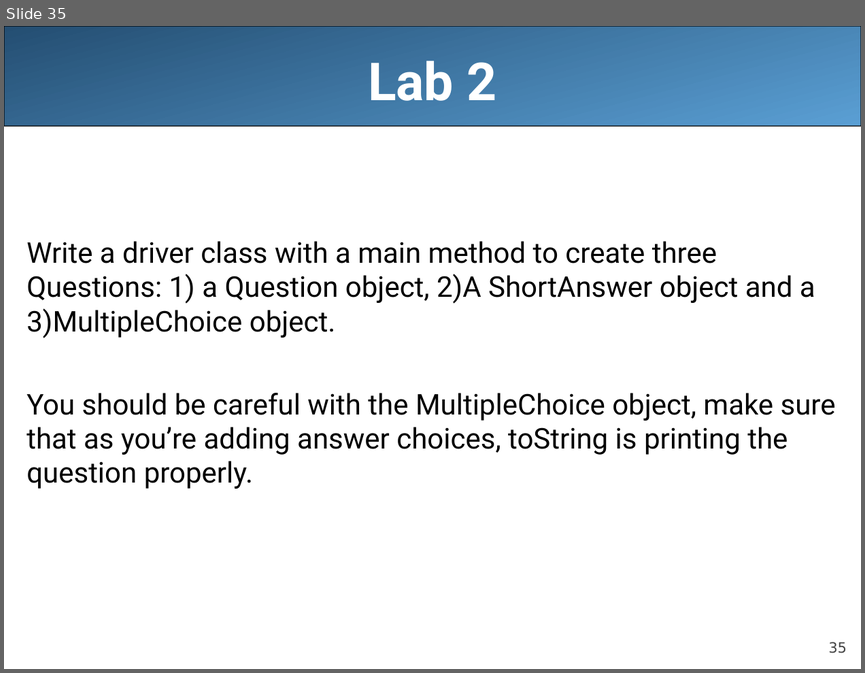
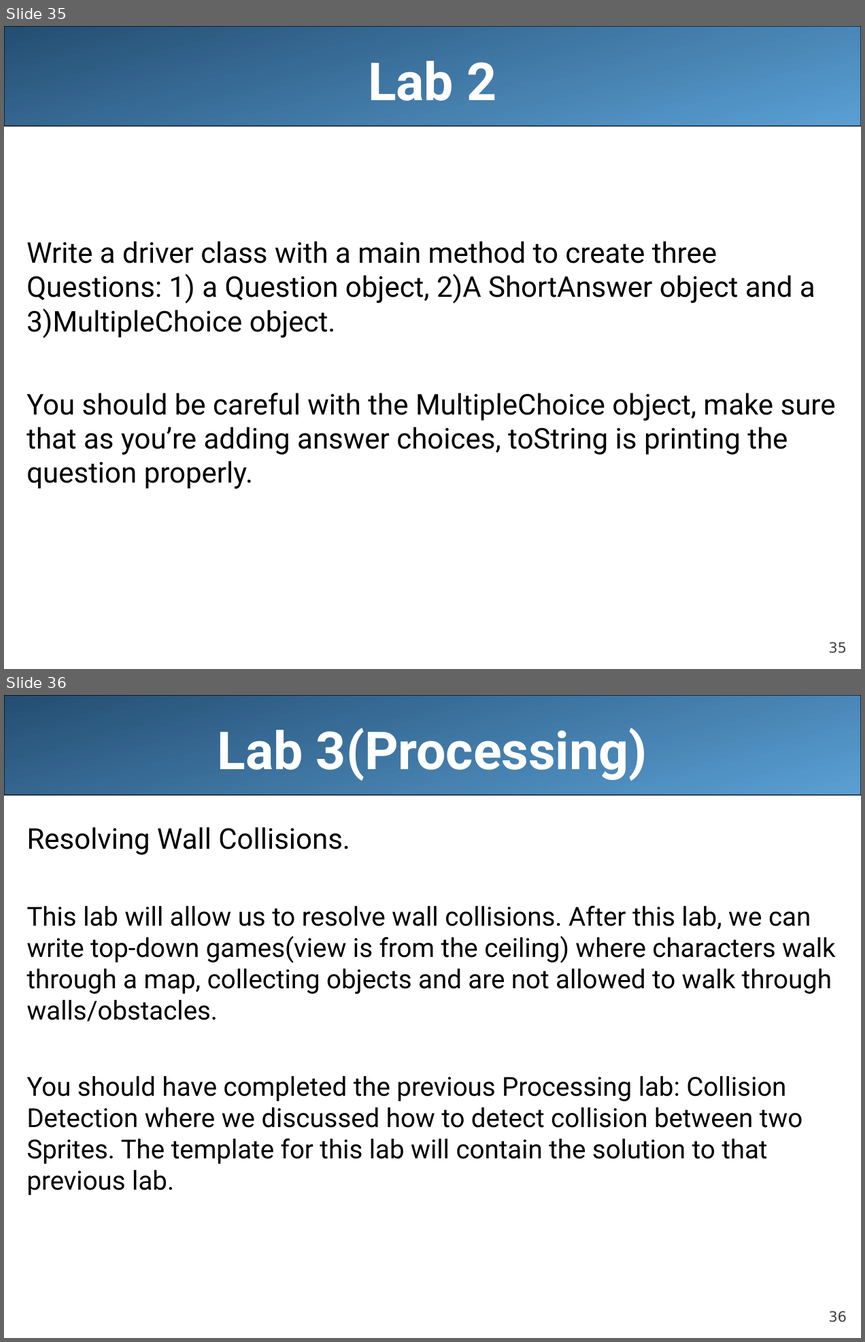
Before and after one commit to LongBaoNguyen/longbaonguyen.github.io, a slide deck: courses/apcsa/lecture19.ppt. Shown one above the other, each under a label of ours: slide 35 before the commit, slides 35 and 36 after it. The pictures are 865x673 and 865x1342 pixels, drawn with LibreOffice and Linux fonts; fonts in the diff are those of the drawing. Boxes give left, top, right and bottom in pixels: in the first picture for what was removed or moved away, otherwise in the second. Text is boxed around its words. In the diff, an @@ line names an element or a change of style, - is before the commit and + after.

```diff
--- a/courses/apcsa/lecture19.ppt
+++ b/courses/apcsa/lecture19.ppt
@@ slide 36 added at (4, 695, 861, 1338), background #FFFFFF; not listed: 2 template elements that a slide beside it also shows @@
@@ title added at (217, 728, 647, 781), 44 pt, text #FFFFFF, bold @@
+Lab 3(Processing)
@@ text added at (27, 827, 836, 1195), 22 pt, text #000000 @@
+Resolving Wall Collisions.
+This lab will allow us to resolve wall collisions. After this lab, we can write top-down games(view is from the ceiling) where characters walk through a map, collecting objects and are not allowed to walk through walls/obstacles.
+You should have completed the previous Processing lab: Collision Detection where we discussed how to detect collision between two Sprites. The template for this lab will contain the solution to that previous lab.
```
Also in this commit, not shown: 23 other files.
